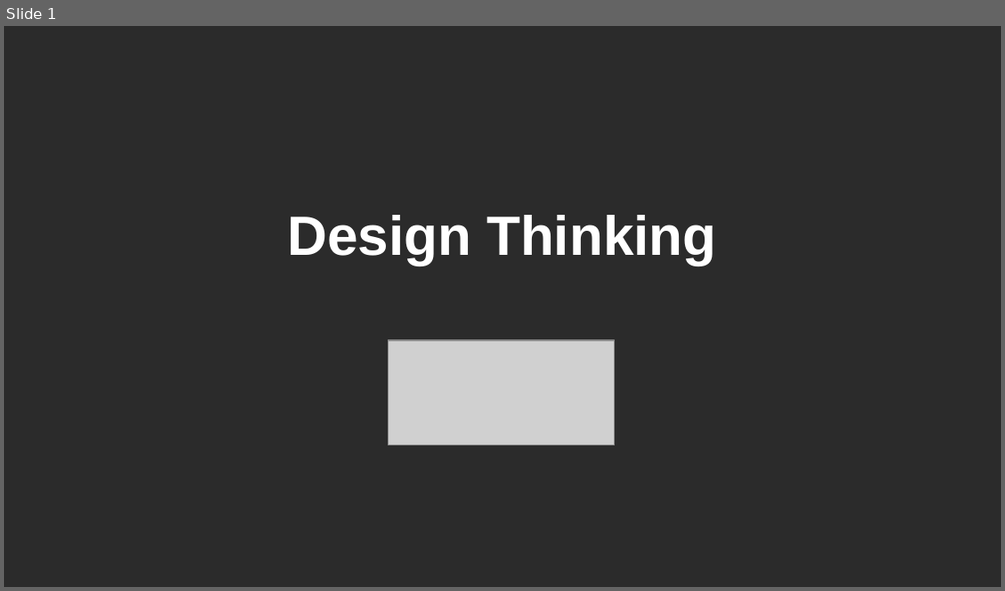
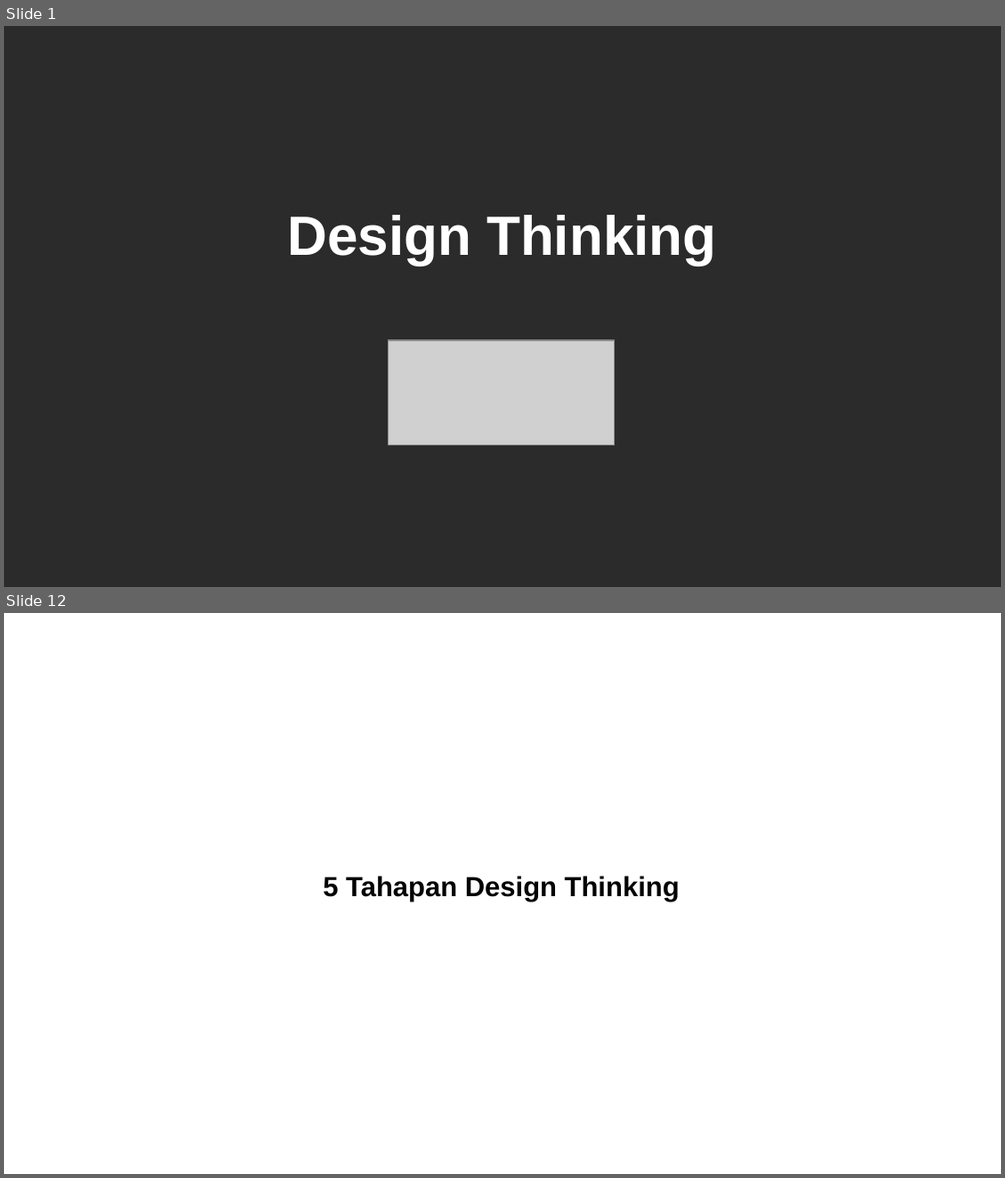
Before and after one commit to jejaksaid/course-flc, a slide deck: design thinking/slide.odp. Shown one above the other, each under a label of ours: slide 1 before the commit, slides 1 and 12 after it; the slides between them are not shown. The pictures are 1005x591 and 1005x1178 pixels, drawn with LibreOffice and Linux fonts; fonts in the diff are those of the drawing; grey boxes stand for pictures; background and template pictures are left out; a plain dark background stands for a picture behind light text. Boxes give left, top, right and bottom in pixels: in the first picture for what was removed or moved away, otherwise in the second. Text is boxed around its words. In the diff, an @@ line names an element or a change of style, - is before the commit and + after.

```diff
--- a/design thinking/slide.odp
+++ b/design thinking/slide.odp
@@ slide 12 added at <box>4,613,1001,1174</box>, background picture (left out) @@
@@ title added at <box>323,876,680,902</box>, 22 pt, text #030303, bold @@
+5 Tahapan Design Thinking
```
Also in this commit, not shown: 23 other slides added, 8 slides removed, 24 other files.
